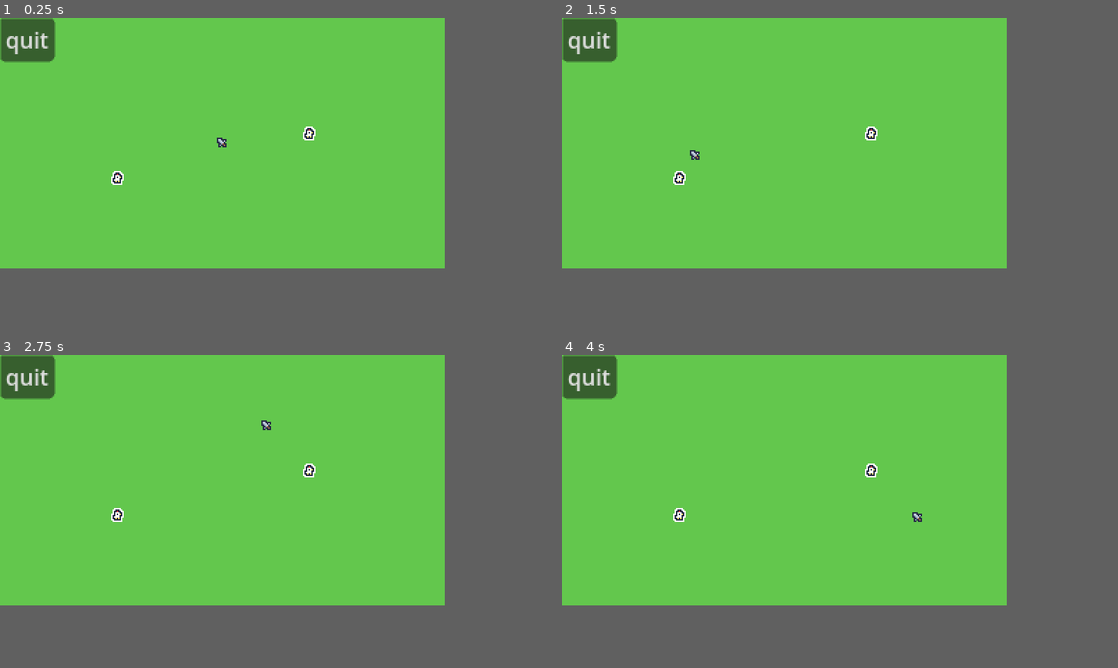
Above: before the commit, frames 1-4 (two rows, left to right).
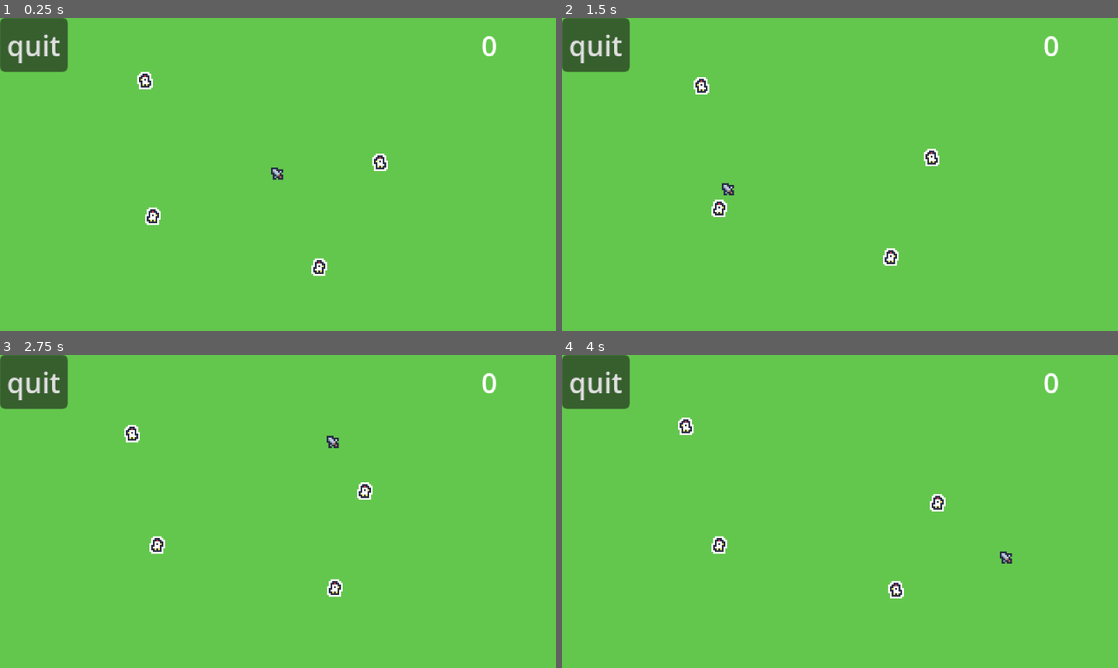
Above: after the commit, the same moments.

Repository: mrbartchak/chicken-incremental-game
Game: Godot game, scene res://core/playground.tscn
Two runs of this game, one before a commit and one after it. Both use one fixed random seed, a clock stepped at 60 frames per second and the inputs below.
Inputs (mouse positions are in pixels of both pictures, inside the frame that each line leads up to):
- Up to frame 1 (0.25 s): no input
- Up to frame 2 (1.5 s): move the mouse to (884, 130) at 0.52 s; move the mouse to (695, 155) at 1.27 s
- Up to frame 3 (2.75 s): move the mouse to (266, 423) at 2.02 s
- Up to frame 4 (4 s): tap Enter at 2.75 s; move the mouse to (762, 530) at 2.77 s; move the mouse to (917, 517) at 3.52 s
In our replay, the window is 640x360 before the commit and 800x450 after it. These sizes can differ from the game's own. Grey fills any space a smaller window leaves; there, only what the larger window draws over its background counts as a difference.

The runs differ from the first frame. In frame 1, 2.2% of the frame differs, in the area x 0-90%, y 0-83%; in frame 2, 2.2%; in frame 3, 2.2%; in frame 4, 2.2%.

Commit message:
collect wings now and stored in game state

Diff:
--- a/chickens/chicken.gd
+++ b/chickens/chicken.gd
@@ -1,25 +1,47 @@
 class_name Chicken
 extends Area2D
 
-var max_health: int = 3
+@export var wing_scene: PackedScene
+var max_health: int = 1
 var health: int
+@onready var sprite: AnimatedSprite2D = $AnimatedSprite2D
 
 func _ready() -> void:
 	health = max_health
+	pick_new_target()
+	$WanderTimer.timeout.connect(pick_new_target)
+
+func _process(delta: float) -> void:
+	move_towards_target(delta)
 
 # ===================
 #      Movement
 # ===================
-var start_position: Vector2
 var target_position: Vector2
+var movement_speed: int = 15
+var wander_radius: float = 10.0
 
-func pick_new_target():
-	var wander_radius: float = 20.0
+func pick_new_target() -> void:
 	var offset = Vector2(
 		randf_range(-wander_radius, wander_radius),
 		randf_range(-wander_radius, wander_radius)
 	)
-	target_position = start_position + offset
+	$WanderTimer.wait_time = randf_range(0.8,2.0)
+	target_position = global_position + offset
+
+func move_towards_target(delta) -> void:
+	var dir = target_position - global_position
+	if dir.length() < 2.0:
+		return
+	set_facing(dir.x)
+	global_position += dir.normalized() * movement_speed * delta
+
+func set_facing(direction_x: float) -> void:
+	if direction_x < 0:
+		sprite.play("walk_left")
+	elif direction_x > 0:
+		sprite.play("walk right")
+
 # ===================
 #       Damage
 # ===================
@@ -32,9 +54,18 @@
 
 func flash() -> void:
 	var flash_time: float = 0.08
-	$Sprite2D.modulate = Color(10, 10, 10)
+	sprite.modulate = Color(10, 10, 10)
 	await get_tree().create_timer(flash_time).timeout
-	$Sprite2D.modulate = Color(1, 1, 1)
+	sprite.modulate = Color(1, 1, 1)
 
 func die() -> void:
+	drop_wing()
 	queue_free()
+
+# ===================
+#        Drops
+# ===================
+func drop_wing() -> void:
+	var wing: Area2D = wing_scene.instantiate()
+	wing.global_position = global_position
+	get_parent().add_child(wing)
--- a/chickens/chicken.tscn
+++ b/chickens/chicken.tscn
@@ -1,8 +1,49 @@
-[gd_scene load_steps=8 format=3 uid="uid://4hf7dgvsytss"]
+[gd_scene load_steps=14 format=3 uid="uid://4hf7dgvsytss"]
 
 [ext_resource type="Script" uid="uid://i5bufqdi8vt6" path="res://chickens/chicken.gd" id="1_scr0v"]
+[ext_resource type="PackedScene" uid="uid://bvj685b08ne5i" path="res://drops/wing.tscn" id="2_5egjd"]
+[ext_resource type="Texture2D" uid="uid://db3djmeyrrxuf" path="res://chickens/assets/chicken_sheet.png" id="2_hdls3"]
 [ext_resource type="Texture2D" uid="uid://btm6w43e47xo5" path="res://chickens/assets/chicken_even.png" id="2_scr0v"]
 [ext_resource type="Texture2D" uid="uid://bw8s4nkfelrju" path="res://chickens/assets/feather.png" id="3_ji1vg"]
+
+[sub_resource type="AtlasTexture" id="AtlasTexture_5egjd"]
+atlas = ExtResource("2_hdls3")
+region = Rect2(0, 0, 10, 10)
+
+[sub_resource type="AtlasTexture" id="AtlasTexture_ji1vg"]
+atlas = ExtResource("2_scr0v")
+region = Rect2(0, 0, 10, 10)
+
+[sub_resource type="AtlasTexture" id="AtlasTexture_ce5f1"]
+atlas = ExtResource("2_hdls3")
+region = Rect2(10, 0, 10, 10)
+
+[sub_resource type="SpriteFrames" id="SpriteFrames_hdls3"]
+animations = [{
+"frames": [{
+"duration": 1.0,
+"texture": SubResource("AtlasTexture_5egjd")
+}],
+"loop": true,
+"name": &"default",
+"speed": 5.0
+}, {
+"frames": [{
+"duration": 1.0,
+"texture": SubResource("AtlasTexture_ji1vg")
+}],
+"loop": true,
+"name": &"walk right",
+"speed": 5.0
+}, {
+"frames": [{
+"duration": 1.0,
+"texture": SubResource("AtlasTexture_ce5f1")
+}],
+"loop": true,
+"name": &"walk_left",
+"speed": 5.0
+}]
 
 [sub_resource type="CircleShape2D" id="CircleShape2D_ji1vg"]
 radius = 5.0
@@ -24,8 +65,13 @@
 
 [node name="Chicken" type="Area2D"]
 script = ExtResource("1_scr0v")
+wing_scene = ExtResource("2_5egjd")
+
+[node name="AnimatedSprite2D" type="AnimatedSprite2D" parent="."]
+sprite_frames = SubResource("SpriteFrames_hdls3")
 
 [node name="Sprite2D" type="Sprite2D" parent="."]
+visible = false
 texture = ExtResource("2_scr0v")
 
 [node name="CollisionShape2D" type="CollisionShape2D" parent="."]
@@ -38,3 +84,7 @@
 one_shot = true
 explosiveness = 1.0
 process_material = SubResource("ParticleProcessMaterial_ce5f1")
+
+[node name="WanderTimer" type="Timer" parent="."]
+wait_time = 1.2
+autostart = true
--- /dev/null
+++ b/core/game_state.gd
@@ -0,0 +1,11 @@
+extends Node
+
+signal wing_count_changed(amount)
+var wings: int = 0
+
+func add_wings(amount: int = 1) -> void:
+	wings += amount
+	wing_count_changed.emit(wings)
+
+func reset() -> void:
+	wings = 0
--- /dev/null
+++ b/core/game_state.tscn
@@ -0,0 +1,6 @@
+[gd_scene load_steps=2 format=3 uid="uid://dthokx16fi3gr"]
+
+[ext_resource type="Script" uid="uid://bxy0l8qynnroe" path="res://core/game_state.gd" id="1_na58d"]
+
+[node name="GameState" type="Node"]
+script = ExtResource("1_na58d")
--- a/core/playground.tscn
+++ b/core/playground.tscn
@@ -14,6 +14,12 @@
 [node name="Chicken" parent="Chickens" instance=ExtResource("3_6i40u")]
 position = Vector2(84, 115)
 
+[node name="Chicken3" parent="Chickens" instance=ExtResource("3_6i40u")]
+position = Vector2(86, 35)
+
+[node name="Chicken4" parent="Chickens" instance=ExtResource("3_6i40u")]
+position = Vector2(180, 145)
+
 [node name="Sword" parent="." instance=ExtResource("1_qfrr3")]
 
 [node name="UI" type="Control" parent="."]
@@ -29,4 +35,12 @@
 offset_bottom = 8.0
 text = "quit"
 
+[node name="WingLabel" type="Label" parent="UI"]
+layout_mode = 0
+offset_left = 277.0
+offset_top = 4.0
+offset_right = 317.0
+offset_bottom = 27.0
+text = "0"
+
 [connection signal="pressed" from="UI/QuitButton" to="UI" method="_on_quit_button_pressed"]
--- a/core/ui_manager.gd
+++ b/core/ui_manager.gd
@@ -1,4 +1,10 @@
 extends Control
+
+func _ready() -> void:
+	GameState.wing_count_changed.connect(update_wing_count)
 
 func _on_quit_button_pressed() -> void:
 	get_tree().quit()
+
+func update_wing_count(amount) -> void:
+	$WingLabel.text = str(amount)
--- /dev/null
+++ b/damage_label.tscn
@@ -0,0 +1,11 @@
+[gd_scene format=3 uid="uid://b1oc1ma540w40"]
+
+[node name="DamageLabel" type="Label"]
+z_index = 100
+offset_right = 36.0
+offset_bottom = 24.0
+scale = Vector2(0.4, 0.4)
+pivot_offset = Vector2(18, 12)
+text = "999"
+horizontal_alignment = 1
+vertical_alignment = 1
--- /dev/null
+++ b/drops/wing.gd
@@ -0,0 +1,35 @@
+class_name Wing
+extends Area2D
+
+@export var value: int = 1
+
+var pop_velocity: Vector2 = Vector2(0, -60)
+var drop_gravity: float = 200.0
+var stop_time: float = 0.6
+
+var velocity: Vector2
+var collectable: bool = false
+var collected: bool = false
+
+func _ready() -> void:
+	velocity = pop_velocity
+	velocity.x = randf_range(-30, 30)
+	stop_after_delay()
+
+
+func _process(delta: float) -> void:
+	velocity.y += drop_gravity * delta
+	global_position += velocity * delta
+
+func stop_after_delay() -> void:
+	await get_tree().create_timer(stop_time).timeout
+	drop_gravity = 0.0
+	velocity = Vector2.ZERO
+	collectable = true
+
+func collect() -> void:
+	if !collectable or collected:
+		return
+	collected = true
+	GameState.add_wings(value)
+	queue_free()
--- /dev/null
+++ b/drops/wing.tscn
@@ -0,0 +1,16 @@
+[gd_scene load_steps=4 format=3 uid="uid://bvj685b08ne5i"]
+
+[ext_resource type="Script" uid="uid://datalukcqxxej" path="res://drops/wing.gd" id="1_byjcj"]
+[ext_resource type="Texture2D" uid="uid://ctxgv3qramxgc" path="res://drops/wing_outline.png" id="1_u6xyo"]
+
+[sub_resource type="CircleShape2D" id="CircleShape2D_byjcj"]
+radius = 6.0
+
+[node name="Wing" type="Area2D"]
+script = ExtResource("1_byjcj")
+
+[node name="Sprite2D" type="Sprite2D" parent="."]
+texture = ExtResource("1_u6xyo")
+
+[node name="CollisionShape2D" type="CollisionShape2D" parent="."]
+shape = SubResource("CircleShape2D_byjcj")
--- a/project.godot
+++ b/project.godot
@@ -14,6 +14,10 @@
 run/main_scene="uid://csx3owk01my5x"
 config/features=PackedStringArray("4.5", "Forward Plus")
 
+[autoload]
+
+GameState="*res://core/game_state.gd"
+
 [display]
 
 window/size/viewport_width=320
@@ -21,12 +25,11 @@
 window/size/mode=2
 window/size/window_width_override=1440
 window/size/window_height_override=1080
-window/stretch/mode="viewport"
+window/stretch/mode="canvas_items"
 window/stretch/scale_mode="integer"
 
 [rendering]
 
 textures/canvas_textures/default_texture_filter=0
 environment/defaults/default_clear_color=Color(0.3882353, 0.78039217, 0.3019608, 1)
-2d/snap/snap_2d_transforms_to_pixel=true
 2d/snap/snap_2d_vertices_to_pixel=true
--- a/sword/sword.gd
+++ b/sword/sword.gd
@@ -12,16 +12,23 @@
 func _process(delta):
 	var target := get_global_mouse_position()
 	global_position = global_position.lerp(target, follow_speed * delta)
+	collect_wings()
 
 func _on_attack_timer_timeout() -> void:
 	attack()
 	play_swing()
 
 func attack() -> void:
-	var bodies: Array[Area2D] = get_overlapping_areas()
-	for area: Area2D in bodies:
+	var areas: Array[Area2D] = get_overlapping_areas()
+	for area: Area2D in areas:
 		if area.has_method("take_damage"):
 			area.take_damage(1)
+
+func collect_wings() -> void:
+	var areas: Array[Area2D] = get_overlapping_areas()
+	for area: Area2D in areas:
+		if area.has_method("collect"):
+			area.collect()
 
 func play_swing() -> void:
 	$SwingSound.pitch_scale = randf_range(0.6, 1.4)
Binary file added: chickens/assets/chicken_sheet.png
Not shown, added: chickens/assets/chicken_sheet.png.import
Not shown, added: core/game_state.gd.uid
Not shown, added: drops/wing.gd.uid
